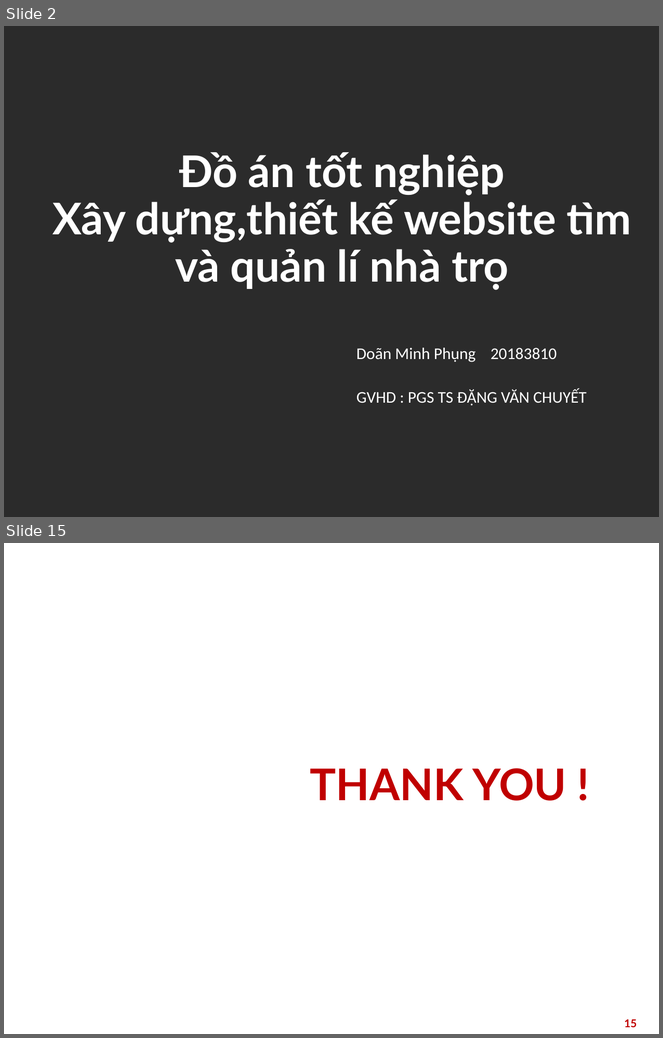
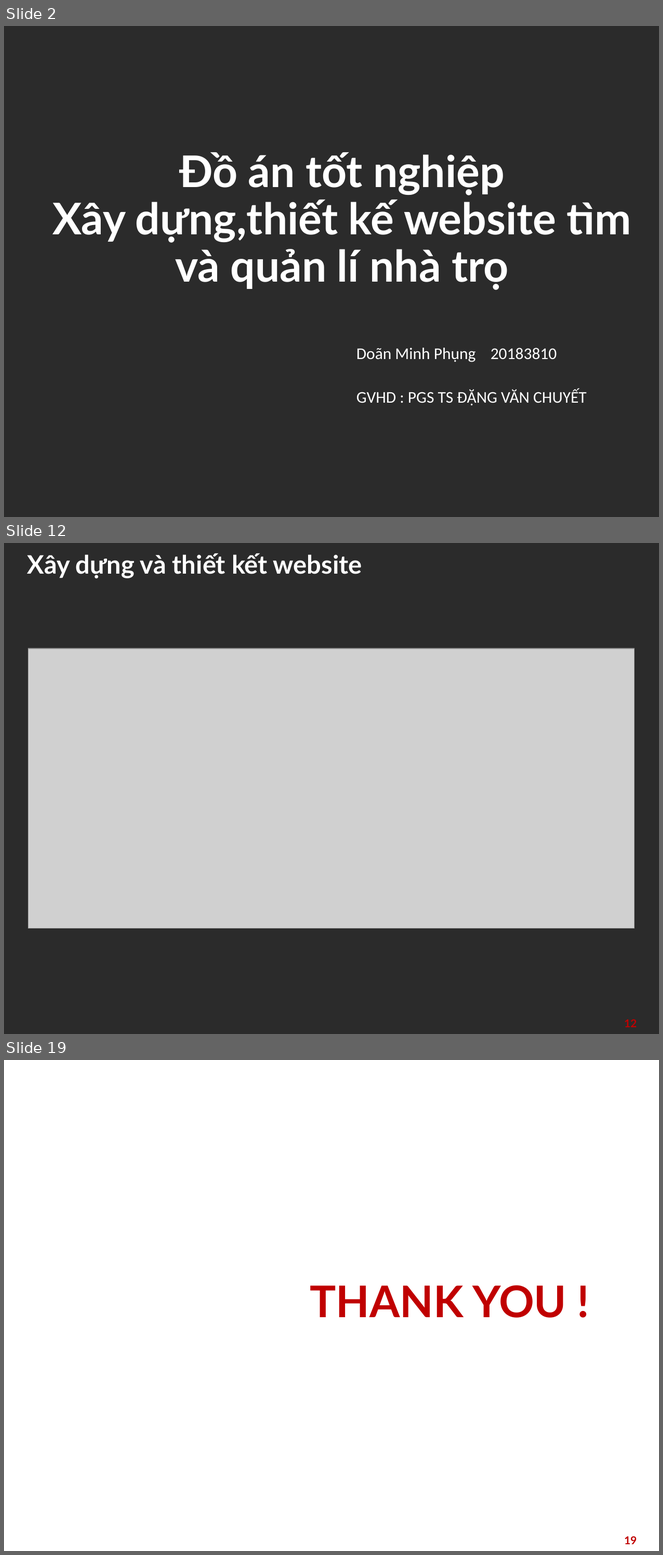
Before and after one commit to doanphung0402/timnhanhanh, a slide deck: report/soict_datn.pptx. Shown one above the other, each under a label of ours: slides 2 and 15 before the commit, slides 2, 12 and 19 after it; the slides between them are not shown. The pictures are 663x1038 and 663x1555 pixels, drawn with LibreOffice and Linux fonts; fonts in the diff are those of the drawing; grey boxes stand for pictures; background and template pictures are left out; a plain dark background stands for a picture behind light text. Boxes give left, top, right and bottom in pixels: in the first picture for what was removed or moved away, otherwise in the second. Text is boxed around its words. In the diff, an @@ line names an element or a change of style, - is before the commit and + after.

```diff
--- a/report/soict_datn.pptx
+++ b/report/soict_datn.pptx
@@ slide 12 added at (x1=4, y1=543, x2=659, y2=1034), background picture (left out) @@
@@ title added at (x1=27, y1=553, x2=362, y2=578), 28 pt, text #FFFFFF, bold @@
+Xây dựng và thiết kết website
@@ picture added at (x1=28, y1=649, x2=635, y2=928) @@
@@ page number added at (x1=624, y1=1019, x2=637, y2=1028), 12 pt, text #C00000, bold @@
+12
@@ what was slide 15 is now slide 19 @@
@@ page number at (x1=624, y1=1536, x2=637, y2=1545): text changed @@
-15
+19
```
Also in this commit, not shown: 9 slides changed, 6 other slides added, 4 slides removed, 22 other files.
